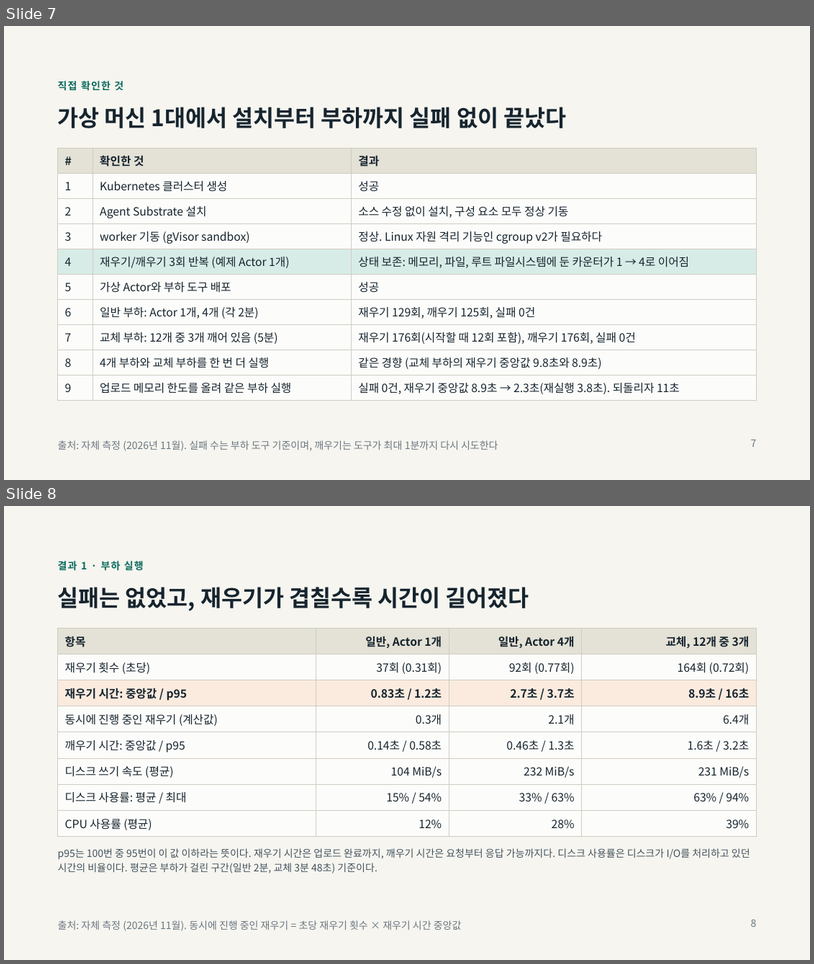
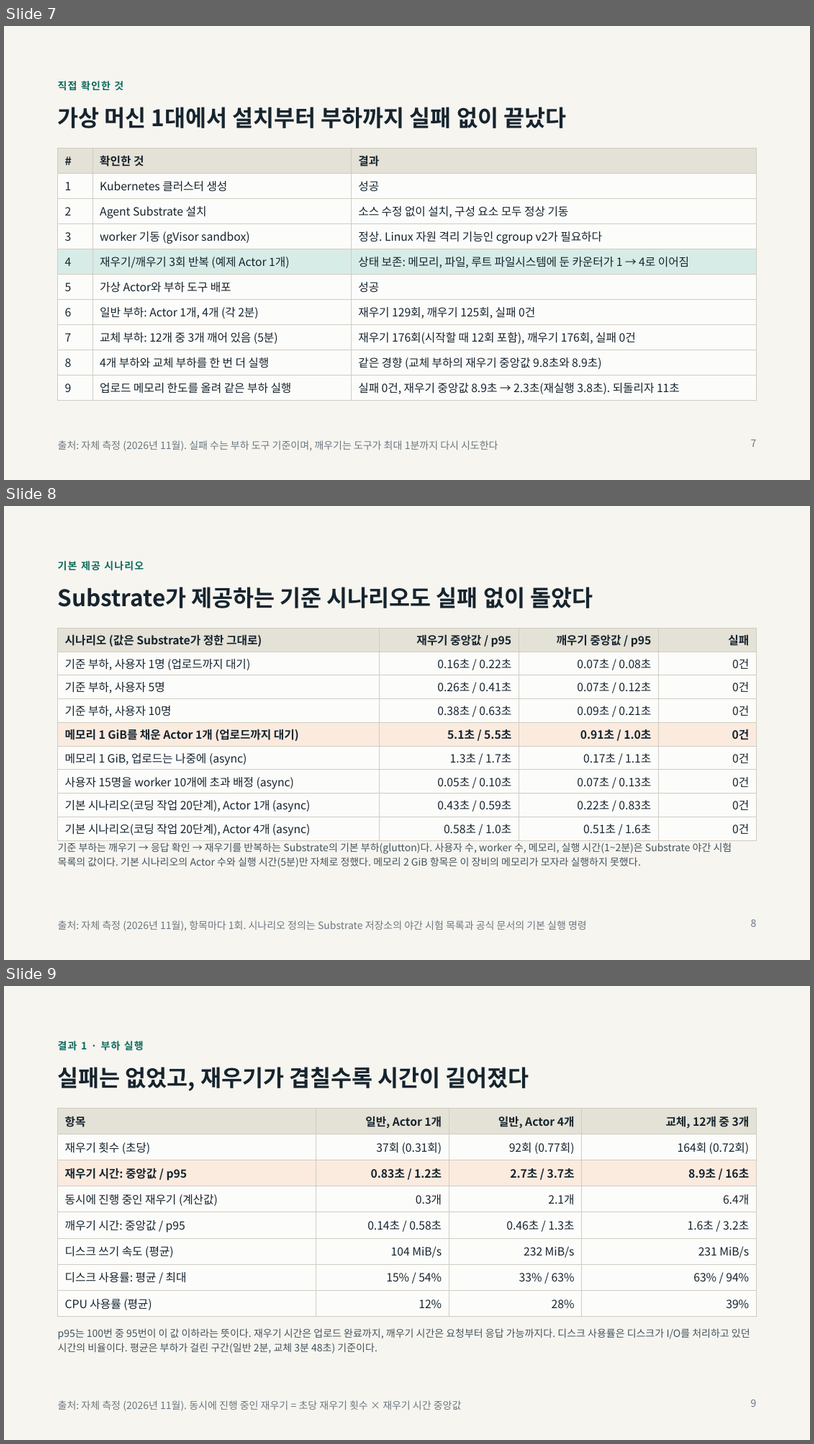
Before and after one commit to taejin-oh/agent-suspend-bench, a slide deck: docs/presentation/agent-substrate-suspend-bench.pptx. Shown one above the other, each under a label of ours: slides 7 and 8 before the commit, slides 7, 8 and 9 after it. The pictures are 814x964 and 814x1444 pixels, drawn with LibreOffice and Linux fonts; fonts in the diff are those of the drawing. Boxes give left, top, right and bottom in pixels: in the first picture for what was removed or moved away, otherwise in the second. Text is boxed around its words. In the diff, an @@ line names an element or a change of style, - is before the commit and + after.

```diff
--- a/docs/presentation/agent-substrate-suspend-bench.pptx
+++ b/docs/presentation/agent-substrate-suspend-bench.pptx
@@ slide 8 added at [4,506,810,960], background #F6F5F0 @@
@@ text added at [58,561,144,571], 12 pt, text #0C6B5D, bold @@
+기본 제공 시나리오
@@ title added at [58,587,593,608], 27 pt, text #16242E, bold @@
+Substrate가 제공하는 기준 시나리오도 실패 없이 돌았다
@@ table added at [58,628,757,839], 9 rows, 4 columns @@
+시나리오 (값은 Substrate가 정한 그대로) | 재우기 중앙값 / p95 | 깨우기 중앙값 / p95 | 실패
+기준 부하, 사용자 1명 (업로드까지 대기) | 0.16초 / 0.22초 | 0.07초 / 0.08초 | 0건
+기준 부하, 사용자 5명 | 0.26초 / 0.41초 | 0.07초 / 0.12초 | 0건
+기준 부하, 사용자 10명 | 0.38초 / 0.63초 | 0.09초 / 0.21초 | 0건
+메모리 1 GiB를 채운 Actor 1개 (업로드까지 대기) | 5.1초 / 5.5초 | 0.91초 / 1.0초 | 0건
+메모리 1 GiB, 업로드는 나중에 (async) | 1.3초 / 1.7초 | 0.17초 / 1.1초 | 0건
+사용자 15명을 worker 10개에 초과 배정 (async) | 0.05초 / 0.10초 | 0.07초 / 0.13초 | 0건
+기본 시나리오(코딩 작업 20단계), Actor 1개 (async) | 0.43초 / 0.59초 | 0.22초 / 0.83초 | 0건
+기본 시나리오(코딩 작업 20단계), Actor 4개 (async) | 0.58초 / 1.0초 | 0.51초 / 1.6초 | 0건
@@ text added at [58,842,733,867], 12 pt, text #44535C @@
+기준 부하는 깨우기 → 응답 확인 → 재우기를 반복하는 Substrate의 기본 부하(glutton)다. 사용자 수, worker 수, 메모리, 실행 시간(1~2분)은 Substrate 야간 시험 목록의 값이다. 기본 시나리오의 Actor 수와 실행 시간(5분)만 자체로 정했다. 메모리 2 GiB 항목은 이 장비의 메모리가 모자라 실행하지 못했다.
@@ text added at [58,920,587,931], 12 pt, text #6B7780 @@
+출처: 자체 측정 (2026년 11월), 항목마다 1회. 시나리오 정의는 Substrate 저장소의 야간 시험 목록과 공식 문서의 기본 실행 명령
@@ page number added at [751,919,757,926], 12 pt, text #6B7780 @@
+8
@@ what was slide 8 is now slide 9 @@
```
Also in this commit, not shown: 4 slides changed, 7 other files.
